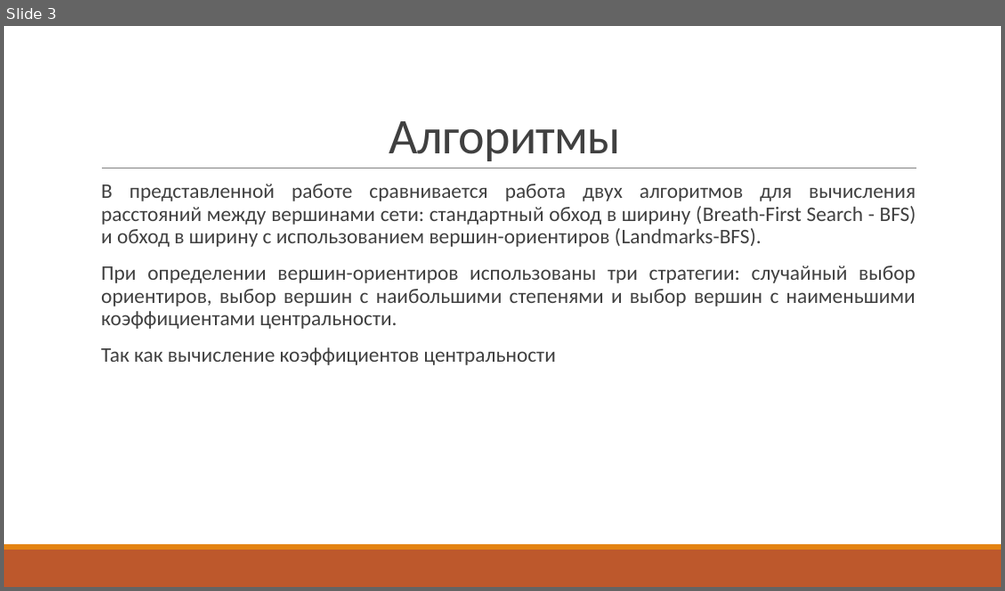
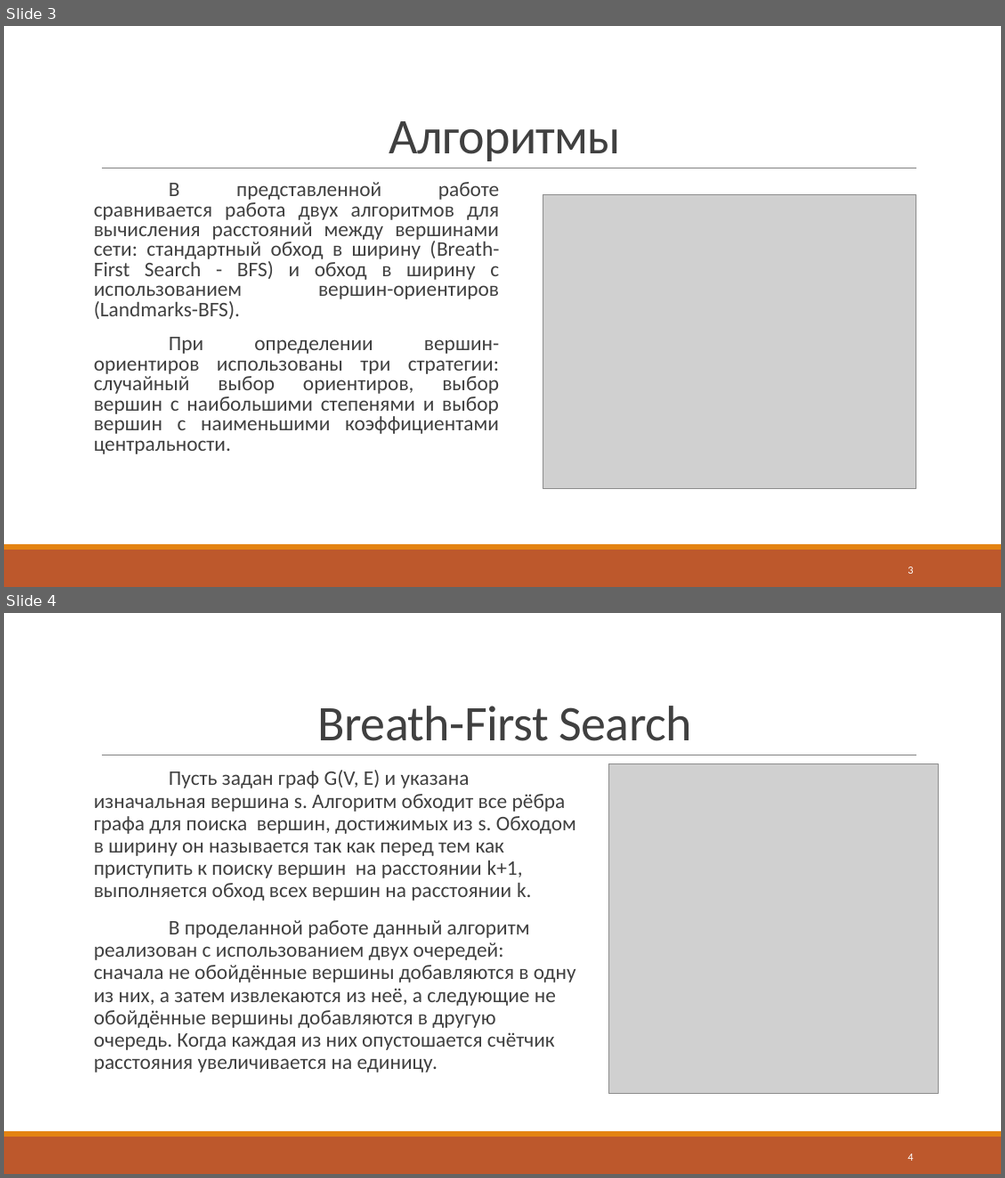
Before and after one commit to DaniilDDDDD/Student-life, a slide deck: 6семестр/Теория конечных графов/Отчёт по проекту.pptx. Shown one above the other, each under a label of ours: slide 3 before the commit, slides 3 and 4 after it. The pictures are 1005x591 and 1005x1178 pixels, drawn with LibreOffice and Linux fonts; fonts in the diff are those of the drawing; grey boxes stand for pictures. Boxes give left, top, right and bottom in pixels: in the first picture for what was removed or moved away, otherwise in the second. Text is boxed around its words. In the diff, an @@ line names an element or a change of style, - is before the commit and + after.

```diff
--- a/6семестр/Теория конечных графов/Отчёт по проекту.pptx
+++ b/6семестр/Теория конечных графов/Отчёт по проекту.pptx
@@ slide 4 added at [4, 613, 1001, 1174], background #FFFFFF; not listed: 3 template elements that a slide beside it also shows @@
@@ title added at [318, 706, 691, 741], 48 pt, text #404040 @@
+Breath-First Search
@@ text added at [94, 770, 576, 1072], 20 pt, text #404040 @@
+Пусть задан граф G(V, E) и указана изначальная вершина s. Алгоритм обходит все рёбра графа для поиска вершин, достижимых из s. Обходом в ширину он называется так как перед тем как приступить к поиску вершин на расстоянии k+1, выполняется обход всех вершин на расстоянии k.
+В проделанной работе данный алгоритм реализован с использованием двух очередей: сначала не обойдённые вершины добавляются в одну из них, а затем извлекаются из неё, а следующие не обойдённые вершины добавляются в другую очередь. Когда каждая из них опустошается счётчик расстояния увеличивается на единицу.
@@ picture added at [609, 764, 938, 1093] @@
@@ page number added at [907, 1153, 913, 1160], 10.5 pt, text #FFFFFF @@
+4
@@ slide 3 changed as well @@
@@ text "В представленной работе сравнивается работа ..." at [94, 182, 500, 454]: bullet   to none; line spacing 0.9 to 0.8 @@
@@ picture added at [543, 194, 916, 488] @@
@@ text at [101, 347, 556, 365]: paragraph removed @@
-  Так как вычисление коэффициентов центральности
@@ page number added at [907, 566, 913, 573], 10.5 pt, text #FFFFFF @@
+3
```
Also in this commit, not shown: 2 other slides changed, 6 other slides added, 17 other files.
